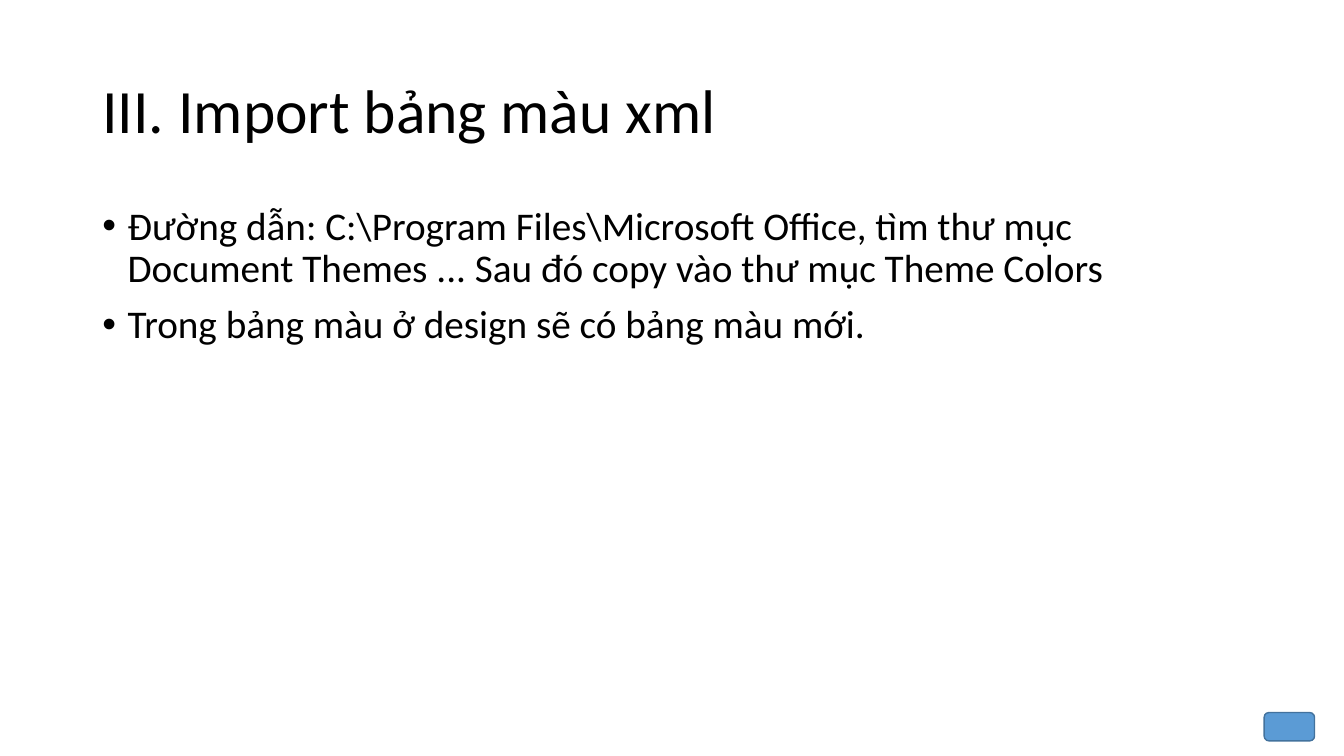
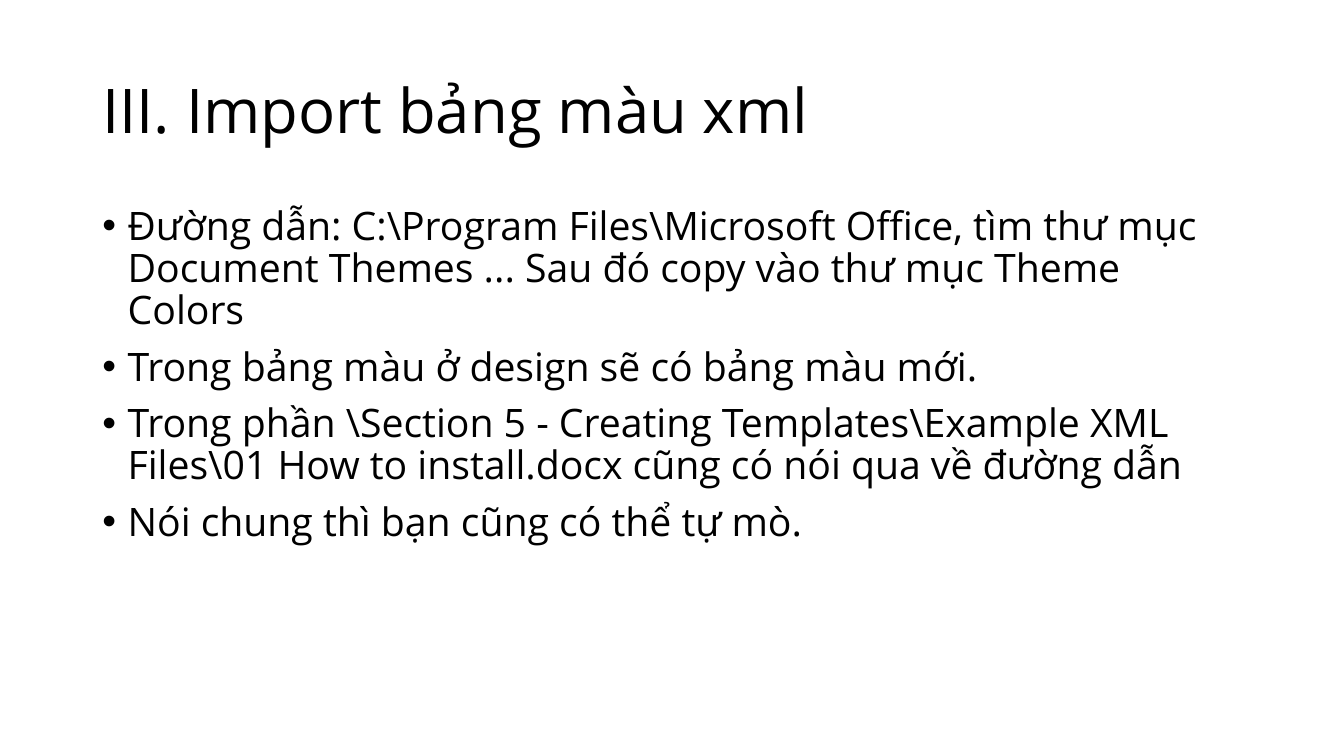
Before and after one commit to tranthanhbinh2603/PPTmasterclassV6_Powerpoint_from_A_to_Z, a slide deck: slide 3 of Section 5 - Creating Templates/Learning.pptx. Drawn at 1344x756 pixels with LibreOffice and Linux fonts; fonts in the diff are those of the drawing. Boxes give left, top, right and bottom in pixels: in the first picture for what was removed or moved away, otherwise in the second. Text is boxed around its words. In the diff, an @@ line names an element or a change of style, - is before the commit and + after.

```diff
--- a/Section 5 - Creating Templates/Learning.pptx
+++ b/Section 5 - Creating Templates/Learning.pptx
@@ title "III. Import bảng màu xml" at [102, 82, 808, 148]: font Calibri to Open Sans @@
@@ text at [128, 205, 1196, 391]: font Calibri to Open Sans in "Đường dẫn: C:\Program Files\Microsoft Office, tìm thư ...", "Trong bảng màu ở design sẽ có ..." @@
@@ text at [128, 405, 1182, 546]: paragraphs added @@
+• Trong phần \Section 5 - Creating Templates\Example XML Files\01 How to install.docx cũng có nói qua về đường dẫn
+• Nói chung thì bạn cũng có thể tự mò.
@@ rounded rectangle removed at [1264, 713, 1315, 741] @@
```
Also in this commit, not shown: 2 other slides changed, 7 slides added, 2 other files.
